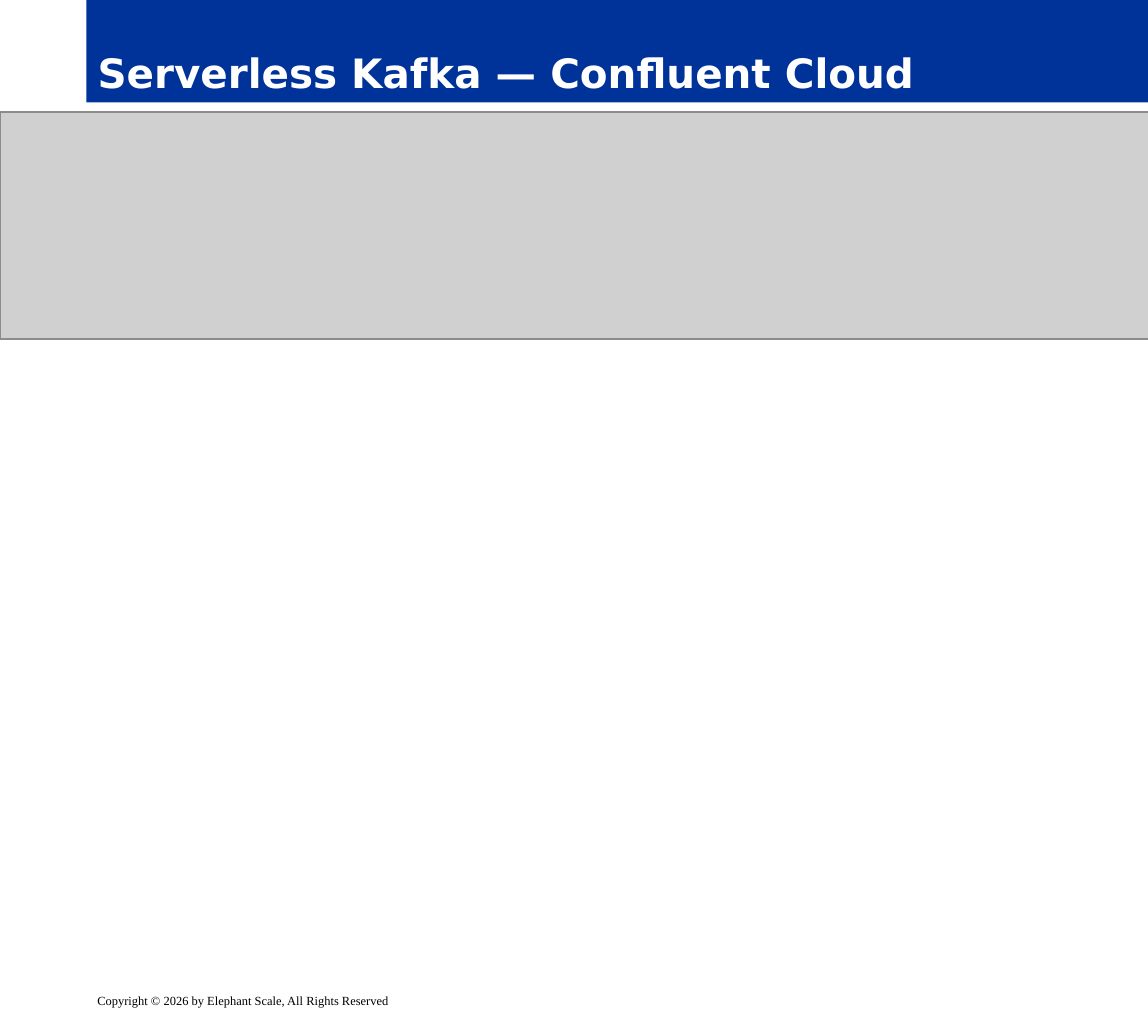
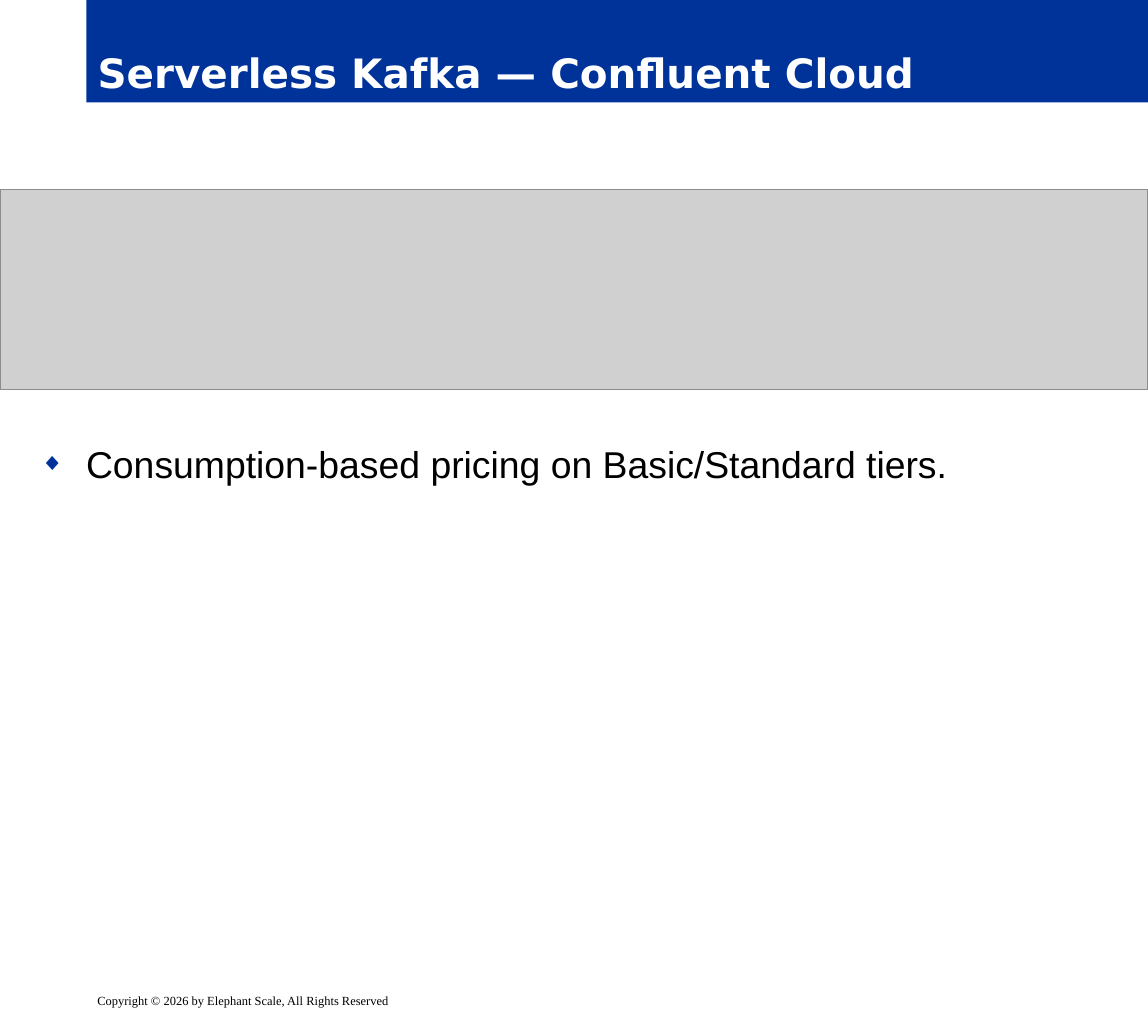
Before and after one commit to elephantscale/Advanced-Kafka-Streaming, a slide deck: slide 14 of slides/release/06__module6.pptx. Drawn at 1148x1016 pixels with LibreOffice and Linux fonts; fonts in the diff are those of the drawing; grey boxes stand for pictures; background and template pictures are left out. Boxes give left, top, right and bottom in pixels: in the first picture for what was removed or moved away, otherwise in the second. Text is boxed around its words. In the diff, an @@ line names an element or a change of style, - is before the commit and + after.

```diff
--- a/slides/release/06__module6.pptx
+++ b/slides/release/06__module6.pptx
@@ text "Consumption-based pricing on Basic/Standard tiers." rewrapped from <box>29,122,1120,959</box> to <box>86,451,947,485</box> @@
@@ picture: place and size @@
-picture at <box>0,112,1148,339</box>
+picture at <box>0,189,1148,390</box>
```
Also in this commit, not shown: 12 other slides changed, 3 slides added.
